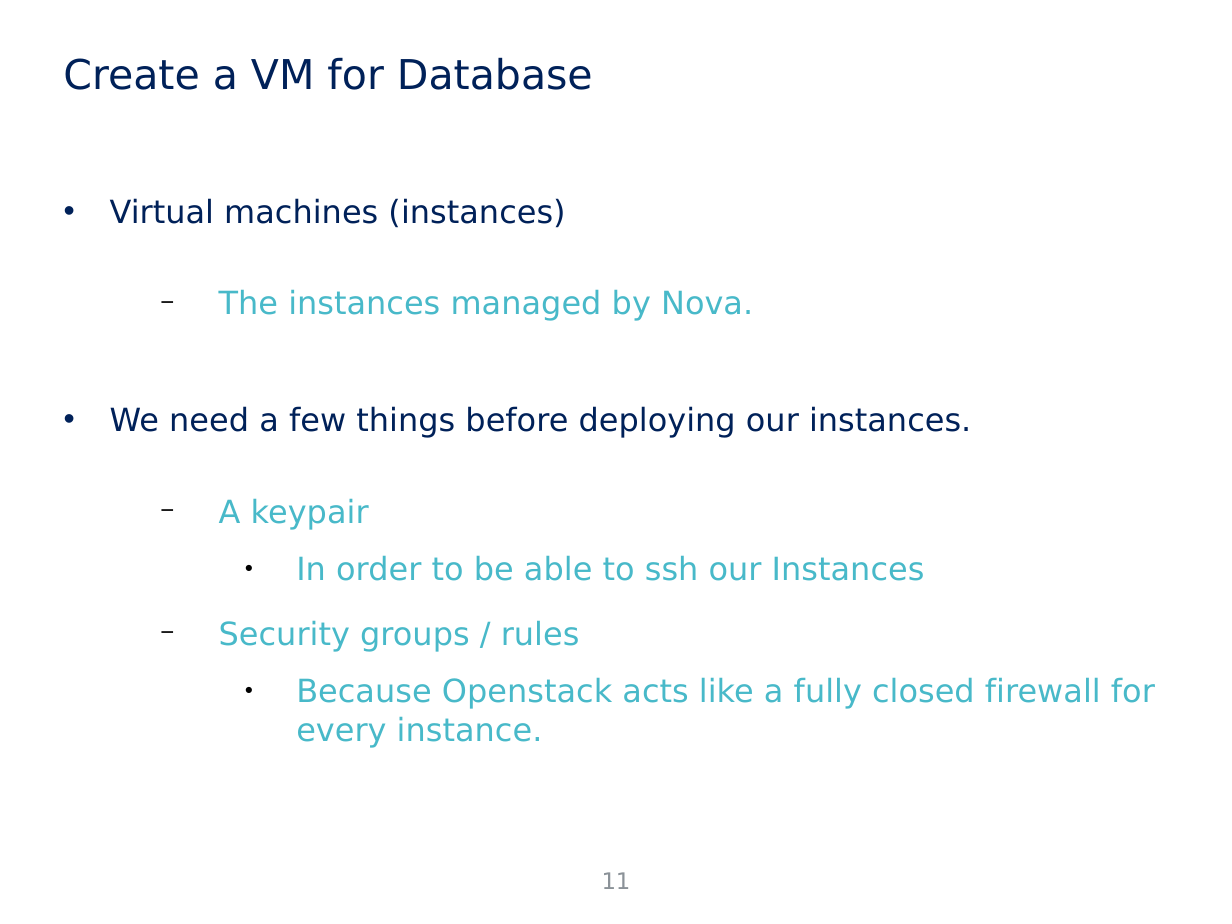
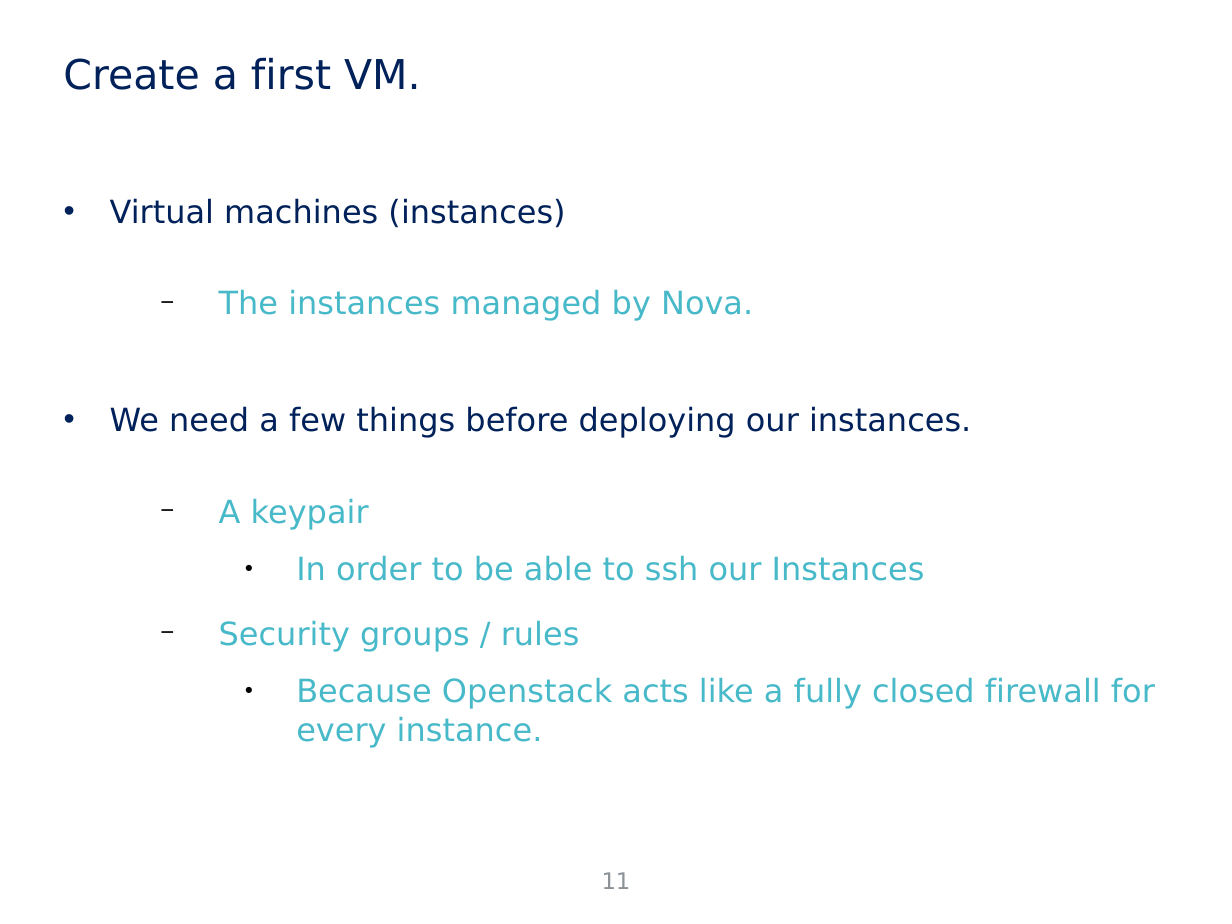
Before and after one commit to jicarretero/SummitMalaga2016, a slide deck: slide 11 of FiwareMalaga.odp. Drawn at 1232x924 pixels with LibreOffice and Linux fonts; fonts in the diff are those of the drawing; background and template pictures are left out. Boxes give left, top, right and bottom in pixels: in the first picture for what was removed or moved away, otherwise in the second. Text is boxed around its words. In the diff, an @@ line names an element or a change of style, - is before the commit and + after.

```diff
--- a/FiwareMalaga.odp
+++ b/FiwareMalaga.odp
@@ title at <box>63,57,420,90</box>: text changed @@
-Create a VM for Database
+Create a first VM.
```
Also in this commit, not shown: 10 other slides changed, 3 slides added, 7 other files.
